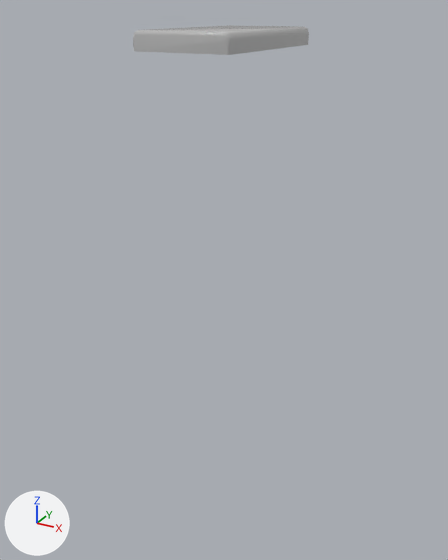
What one commit did to the FBX model Assets/CrowdMatch/Models/Door.fbx.
One viewpoint serves both versions: a 50 mm camera at (0.87, -1.605, 1.552) aimed at (-0.006, -0.012, 0.755). Every picture has the same lights, and +X, +Y and +Z are marked at lower left. The older version comes first. Mesh edges are drawn as thin lines on the coarser meshes. Where no turn or scale is listed for an object, it has been applied to the vertices.

Names of what the first picture shows: 'Door'.
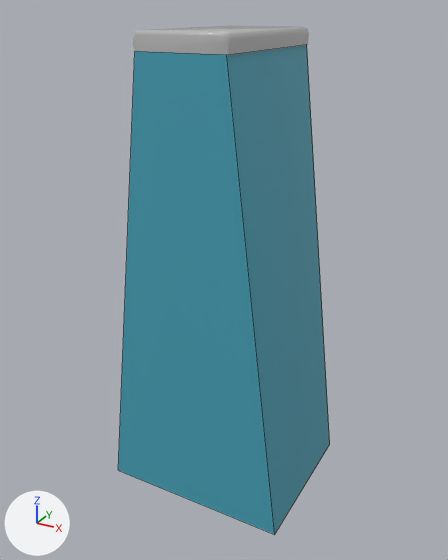
Pixel boxes (x1, y1, x2, y2) of what changed, in the pictures (448 x 560 px):
'DoorB', added (cyan)
    after: (118, 45, 330, 535)

The change, as a diff of the scene's bpy script:
```diff
--- a/Assets/CrowdMatch/Models/Door.fbx.py
+++ b/Assets/CrowdMatch/Models/Door.fbx.py
@@ mat_06___default @@
+mat_06___default = principled_material('06 - Default')
+mat_06___default.base_color = (0.0683, 0.379, 0.5)  # cyan #4aa6bc
+mat_06___default.roughness = 0.0
@@ me_mesh_001 @@
+me_mesh_001.from_pydata([(-0.305, -0.25, 0.045), (-0.305, 0.25, 0.045), (-0.132, -0.25, 1.451), (-0.132, 0.25, 1.451), (0.305, -0.25, 0.045), (0.305, 0.25, 0.045), (0.132, -0.25, 1.451), (0.132, 0.25, 1.451)], [], [(4, 5, 7, 6), (1, 0, 2, 3), (2, 0, 4, 6), (1, 3, 7, 5), (3, 2, 6, 7), (5, 4, 0, 1)])
+me_mesh_001.materials.append(mat_06___default)  # cyan #4aa6bc
@@ ob_doorb @@
+ob_doorb = bpy.data.objects.new('DoorB', me_mesh_001)
+ob_doorb.location = (0.0, 0.0, 0.0)
```
